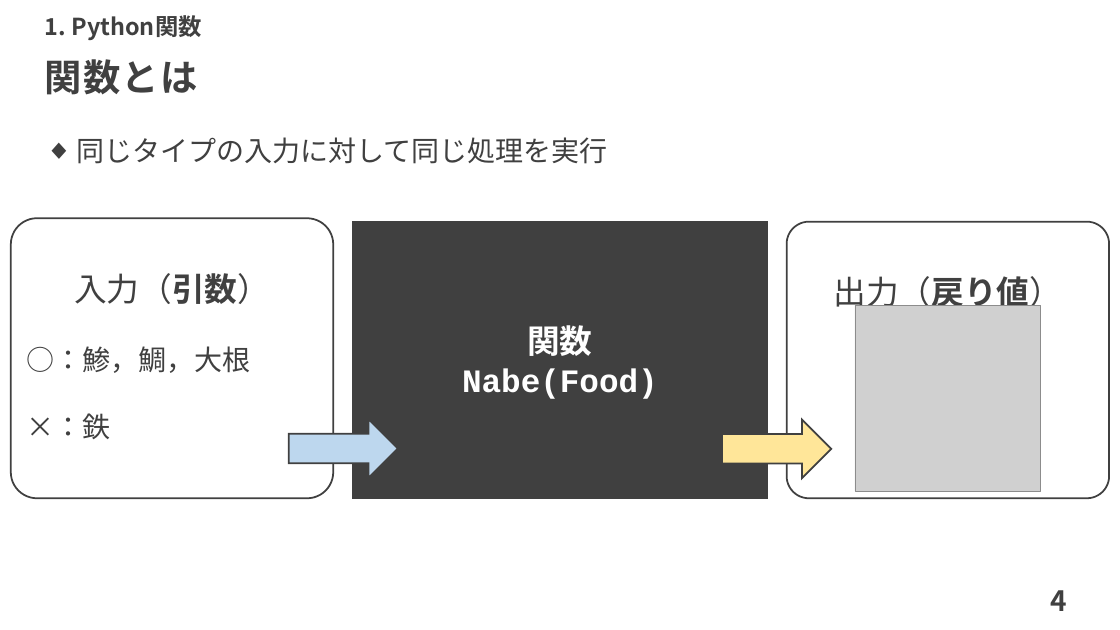
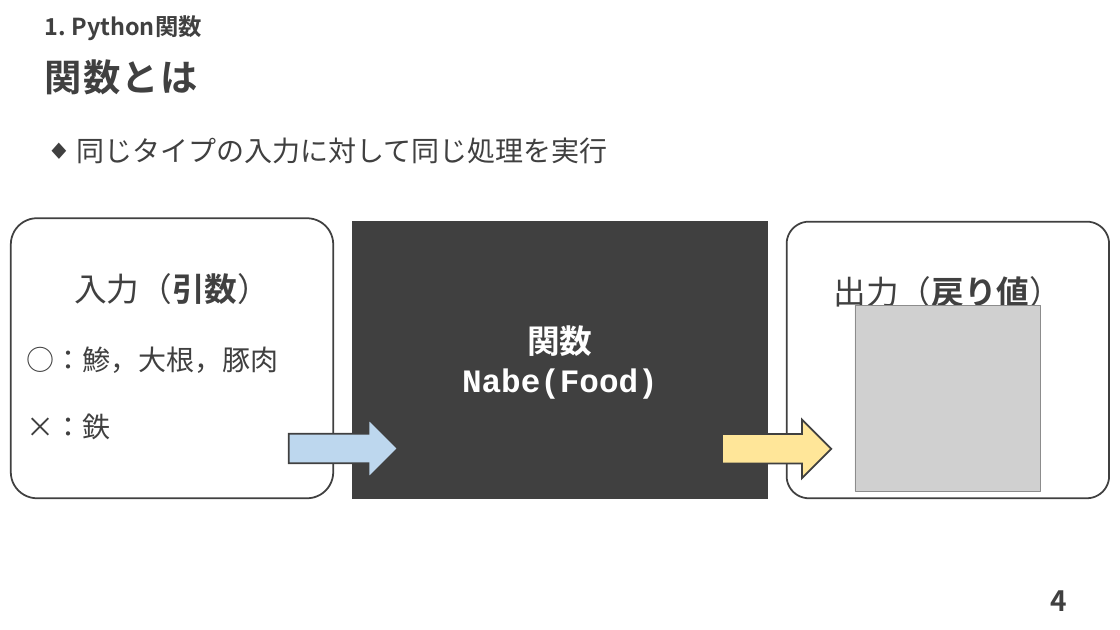
Before and after one commit to te288/intro_to_NA2022, a slide deck: slide 5 of Intro2ResSim/CodingWithFunctions.pptx. Drawn at 1120x630 pixels with LibreOffice and Linux fonts; fonts in the diff are those of the drawing; grey boxes stand for pictures. Boxes give left, top, right and bottom in pixels: in the first picture for what was removed or moved away, otherwise in the second. Text is boxed around its words. In the diff, an @@ line names an element or a change of style, - is before the commit and + after.

```diff
--- a/Intro2ResSim/CodingWithFunctions.pptx
+++ b/Intro2ResSim/CodingWithFunctions.pptx
@@ text in rounded rectangle at [27, 346, 279, 373]: text changed @@
-○：鯵，鯛，大根
+○：鯵，大根，豚肉
```
Also in this commit, not shown: 2 other slides changed, 3 other files.
